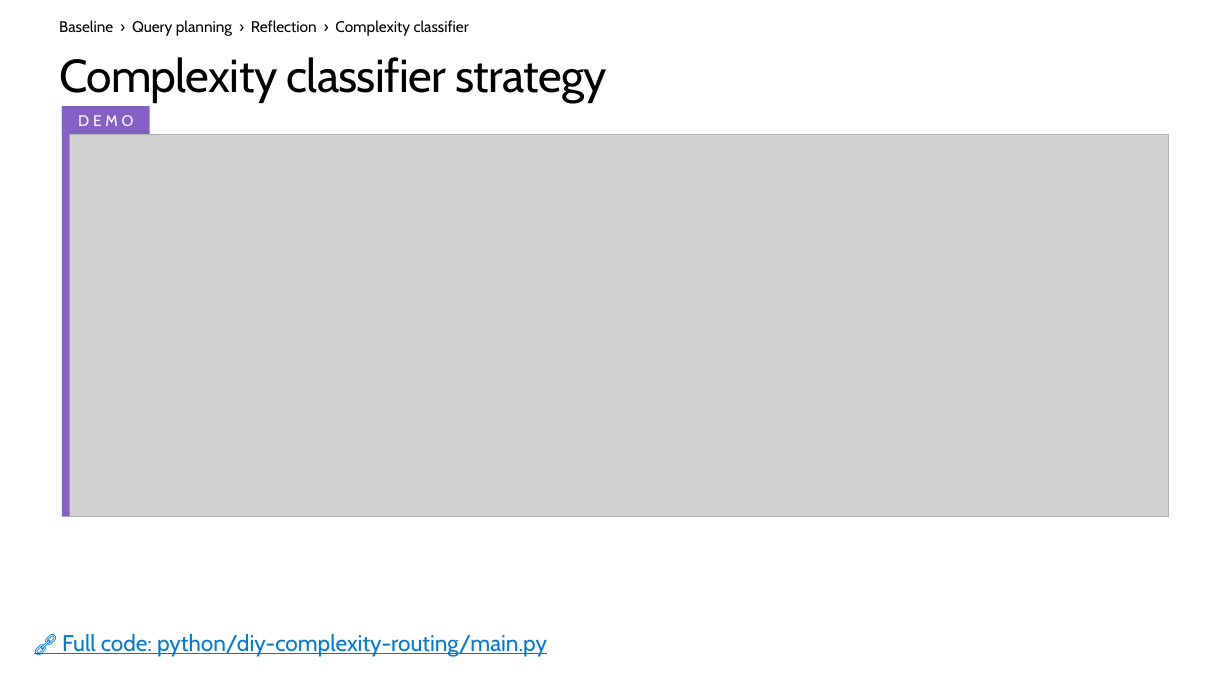
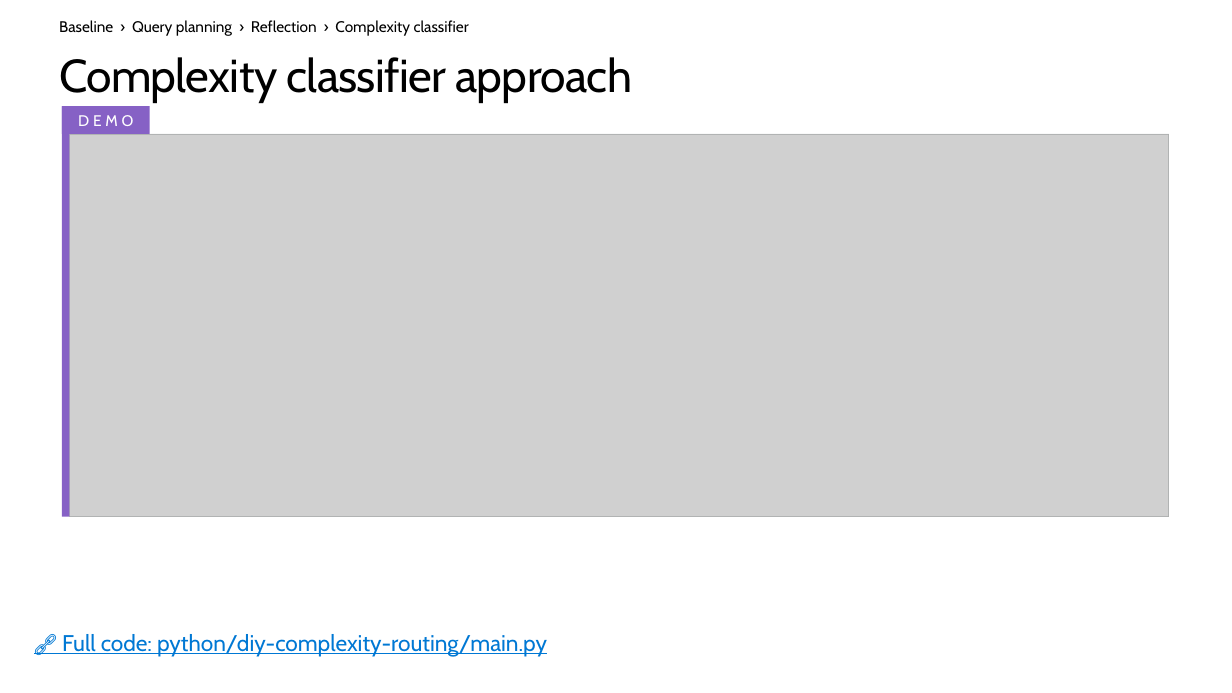
Before and after one commit to microsoft/ignite26-BRK300-building-agentic-retrieval-from-diy-to-foundry-iq, a slide deck: slide 24 of IgniteBRK300-WorkingDeck.pptx (slide 25 before the commit). Drawn at 1232x693 pixels with LibreOffice and Linux fonts; fonts in the diff are those of the drawing; grey boxes stand for pictures; background and template pictures are left out. Boxes give left, top, right and bottom in pixels: in the first picture for what was removed or moved away, otherwise in the second. Text is boxed around its words. In the diff, an @@ line names an element or a change of style, - is before the commit and + after.

```diff
--- a/IgniteBRK300-WorkingDeck.pptx
+++ b/IgniteBRK300-WorkingDeck.pptx
@@ title at (59, 57, 632, 103): text changed @@
-Complexity classifier strategy
+Complexity classifier approach
```
Also in this commit, not shown: 16 other slides changed, 1 slide removed, 7 other files.
